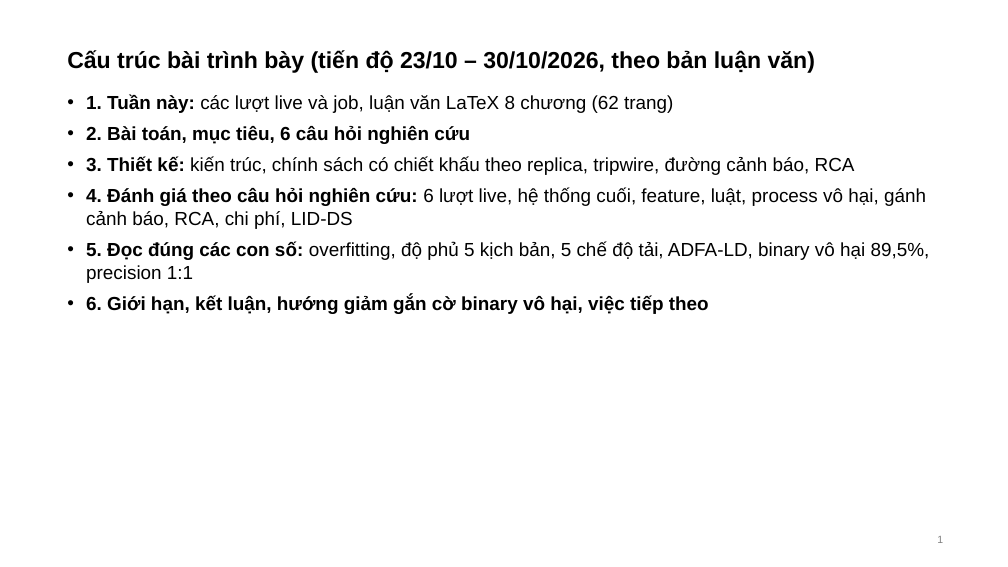
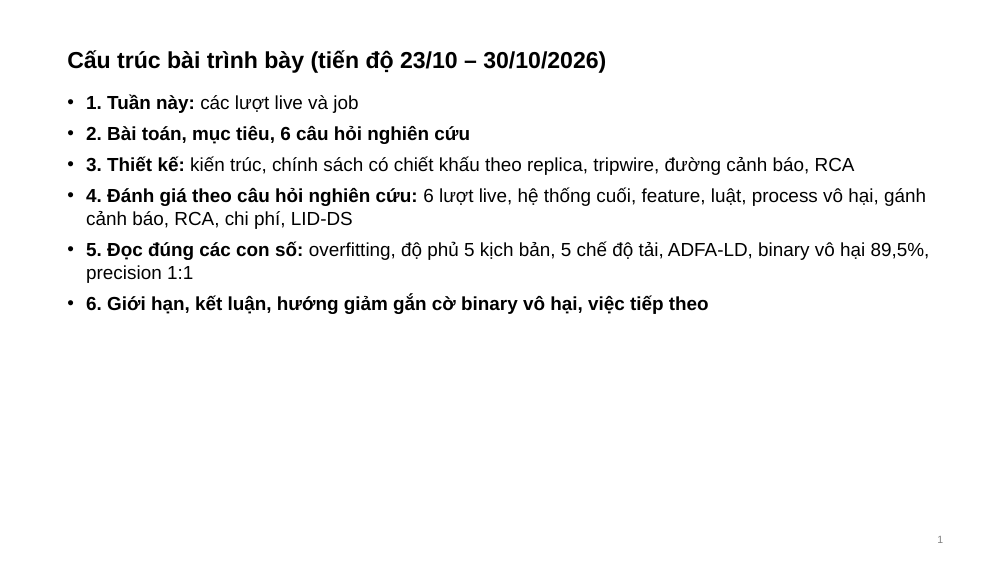
Before and after one commit to tndat-dev/eBPF-project, a slide deck: slide 1 of docs/Slide-runtime_security(30_10).pptx. Drawn at 1008x567 pixels with LibreOffice and Linux fonts; fonts in the diff are those of the drawing. Boxes give left, top, right and bottom in pixels: in the first picture for what was removed or moved away, otherwise in the second. Text is boxed around its words. In the diff, an @@ line names an element or a change of style, - is before the commit and + after.

```diff
--- a/docs/Slide-runtime_security(30_10).pptx
+++ b/docs/Slide-runtime_security(30_10).pptx
@@ title at bbox=[67, 50, 606, 73]: text changed @@
-Cấu trúc bài trình bày (tiến độ 23/10 – 30/10/2026, theo bản luận văn)
+Cấu trúc bài trình bày (tiến độ 23/10 – 30/10/2026)
@@ text at bbox=[86, 95, 358, 113]: text changed @@
-• 1. Tuần này: các lượt live và job, luận văn LaTeX 8 chương (62 trang)
+• 1. Tuần này: các lượt live và job
```
Also in this commit, not shown: 13 other slides changed, 1 other file.
